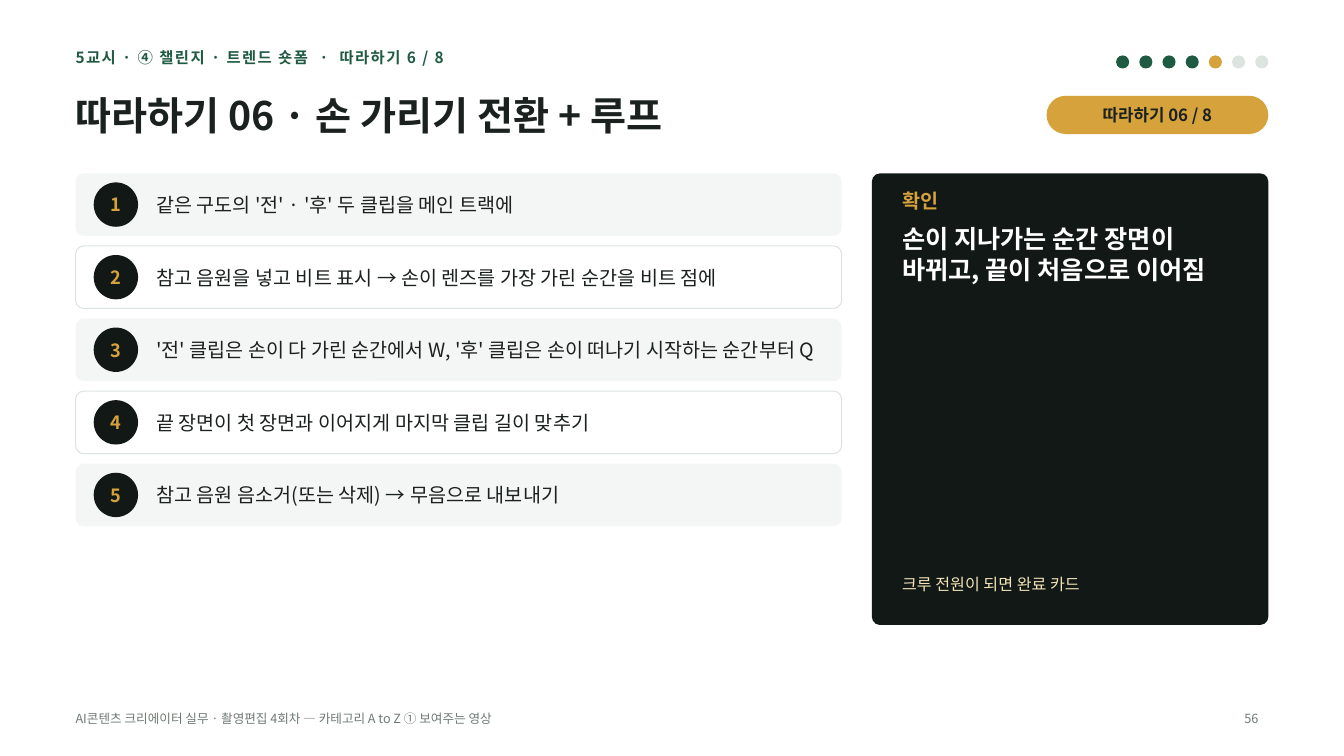
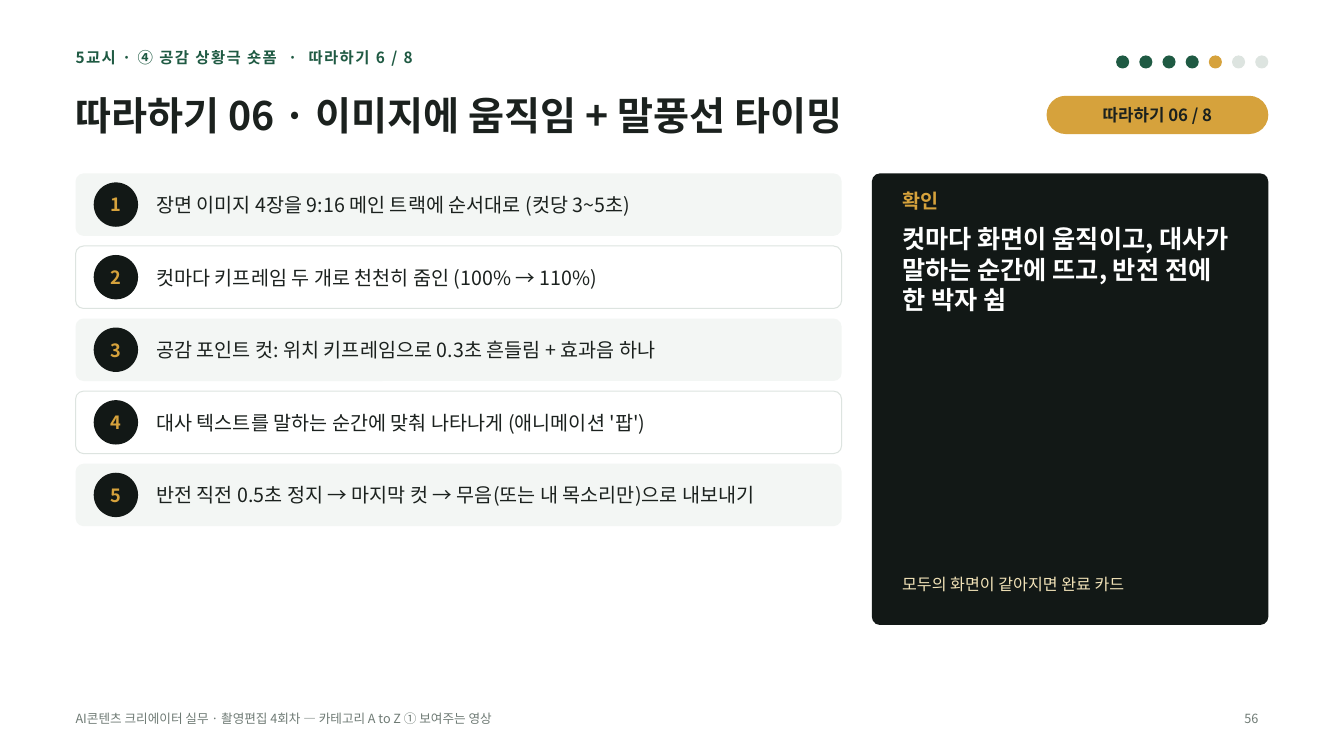
Before and after one commit to yujida/MARUBIT, a slide deck: slide 56 of lectures/04/4회차_카테고리AtoZ_보여주는영상_슬라이드.pptx. Drawn at 1344x756 pixels with LibreOffice and Linux fonts; fonts in the diff are those of the drawing. Boxes give left, top, right and bottom in pixels: in the first picture for what was removed or moved away, otherwise in the second. Text is boxed around its words. In the diff, an @@ line names an element or a change of style, - is before the commit and + after.

```diff
--- a/lectures/04/4회차_카테고리AtoZ_보여주는영상_슬라이드.pptx
+++ b/lectures/04/4회차_카테고리AtoZ_보여주는영상_슬라이드.pptx
@@ text at [76, 50, 413, 65]: text changed @@
-5교시 · ④ 챌린지 · 트렌드 숏폼 · 따라하기 6 / 8
+5교시 · ④ 공감 상황극 숏폼 · 따라하기 6 / 8
@@ title at [76, 97, 842, 134]: text changed @@
-따라하기 06 · 손 가리기 전환 + 루프
+따라하기 06 · 이미지에 움직임 + 말풍선 타이밍
@@ text at [156, 195, 630, 216]: text changed @@
-같은 구도의 '전' · '후' 두 클립을 메인 트랙에
+장면 이미지 4장을 9:16 메인 트랙에 순서대로 (컷당 3~5초)
@@ text at [902, 227, 1229, 312]: text changed @@
-손이 지나가는 순간 장면이 바뀌고, 끝이 처음으로 이어짐
+컷마다 화면이 움직이고, 대사가 말하는 순간에 뜨고, 반전 전에 한 박자 쉼
@@ text at [156, 268, 597, 289]: text changed @@
-참고 음원을 넣고 비트 표시 → 손이 렌즈를 가장 가린 순간을 비트 점에
+컷마다 키프레임 두 개로 천천히 줌인 (100% → 110%)
@@ text at [156, 340, 655, 359]: text changed @@
-'전' 클립은 손이 다 가린 순간에서 W, '후' 클립은 손이 떠나기 시작하는 순간부터 Q
+공감 포인트 컷: 위치 키프레임으로 0.3초 흔들림 + 효과음 하나
@@ text at [156, 413, 646, 434]: text changed @@
-끝 장면이 첫 장면과 이어지게 마지막 클립 길이 맞추기
+대사 텍스트를 말하는 순간에 맞춰 나타나게 (애니메이션 '팝')
@@ text at [156, 485, 754, 506]: text changed @@
-참고 음원 음소거(또는 삭제) → 무음으로 내보내기
+반전 직전 0.5초 정지 → 마지막 컷 → 무음(또는 내 목소리만)으로 내보내기
@@ text at [902, 576, 1125, 592]: text changed @@
-크루 전원이 되면 완료 카드
+모두의 화면이 같아지면 완료 카드
```
Also in this commit, not shown: 23 other slides changed, 4 other files.
